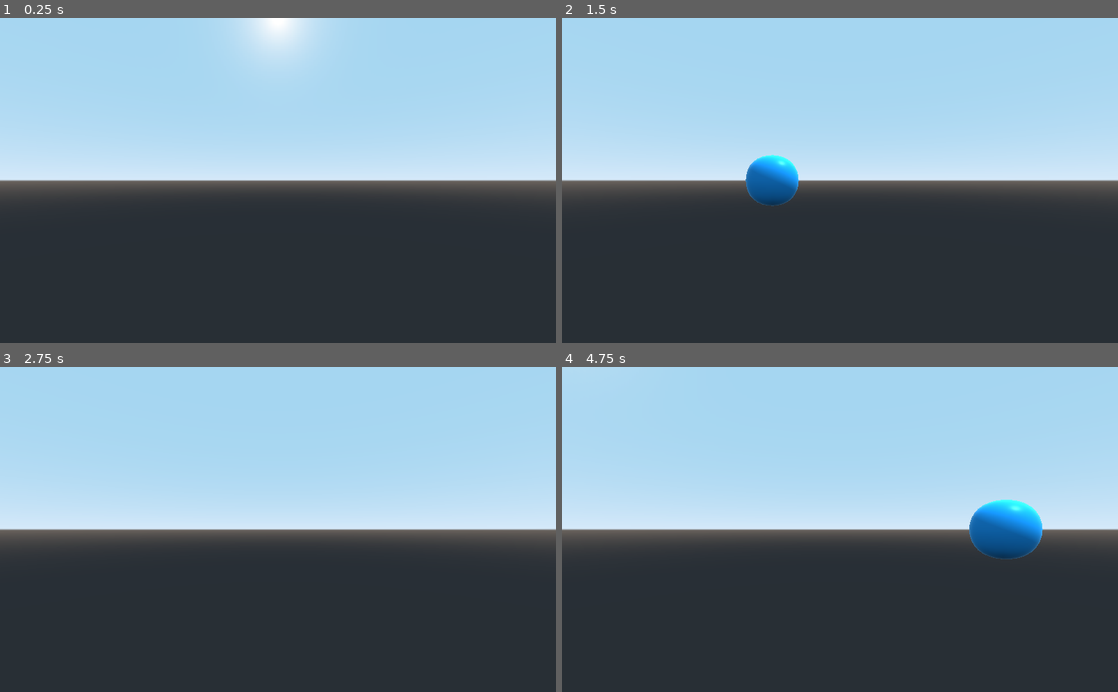
Above: before the commit, frames 1-4 (two rows, left to right).
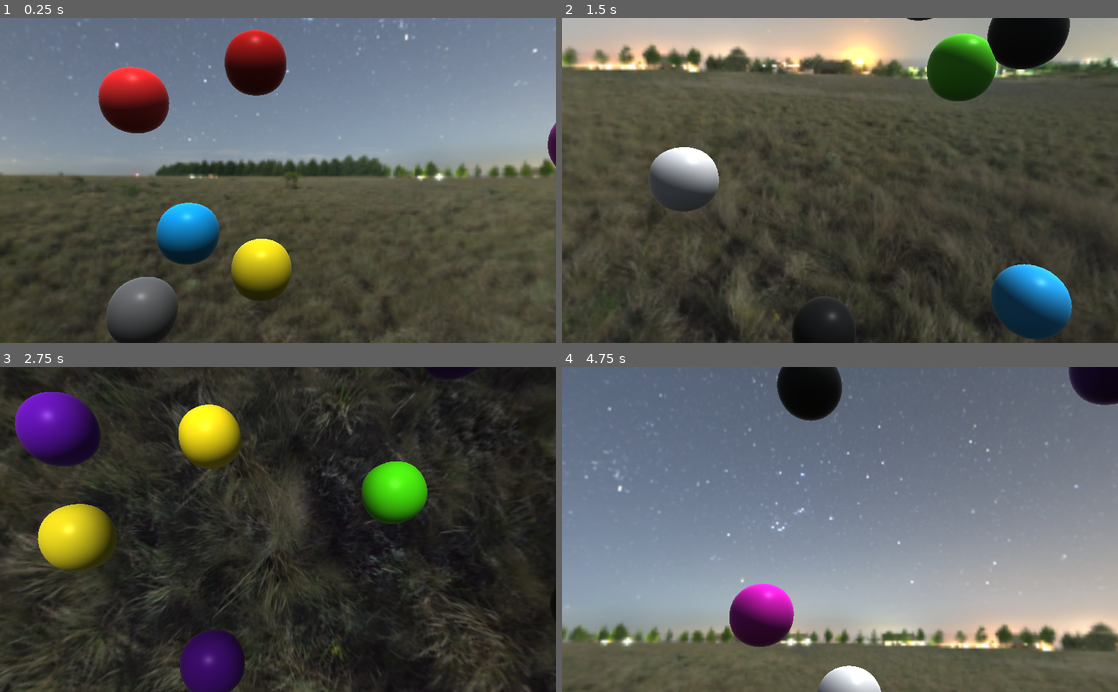
Above: after the commit, the same moments.

Repository: abcalceta/Ludum-Dare-46-Shape-Select-
Game: Godot game, scene res://World.tscn
Same seed, same stepped clock (60 frames per second), same inputs: the game is played once before the commit and once after it.
Inputs (mouse positions are in pixels of both pictures, inside the frame that each line leads up to):
- Up to frame 1 (0.25 s): no input
- Up to frame 2 (1.5 s): tap Enter at 0.5 s; move the mouse to (962, 164) at 0.52 s; press the mouse at (962, 164) at 0.53 s; hold Right (right) 0.53-1.28 s; move the mouse to (728, 196) at 1.27 s; release the mouse at (728, 196) at 1.28 s; hold Down (down, bound only after the commit) from 1.28 s (still down); click (728, 196) at 1.35 s
- Up to frame 3 (2.75 s): move the mouse to (333, 458) at 2.02 s; release Down (down, bound only after the commit) at 2.03 s; press the mouse at (333, 458) at 2.03 s; hold Right (right) from 2.03 s (still down)
- Up to frame 4 (4.75 s): move the mouse to (812, 594) at 2.77 s; release Right (right) at 2.78 s; release the mouse at (812, 594) at 2.78 s; hold Up (up, bound only after the commit) 2.78-3.53 s; click (812, 594) at 2.85 s; move the mouse to (1006, 578) at 3.52 s; press the mouse at (1006, 578) at 3.53 s; hold Left (left) from 3.53 s (still down); move the mouse to (673, 480) at 4.27 s; release the mouse at (673, 480) at 4.28 s; click (673, 480) at 4.35 s

The runs differ from the first frame. In frame 1, 82% of the frame differs, in the area x 0-100%, y 0-100%; in frame 2, 68%; in frame 3, 75%; in frame 4, 99%.

Commit message:
added background image (temporary, I think) and camera movement

Diff:
--- a/CameraRig.tscn
+++ b/CameraRig.tscn
@@ -11,6 +11,7 @@
 [node name="Inner" type="Spatial" parent="Outer"]
 
 [node name="Camera" type="Camera" parent="Outer/Inner"]
+fov = 50.0
 
 [node name="MouseRayCast" type="RayCast" parent="."]
 enabled = true
--- a/Scripts/CameraRig.gd
+++ b/Scripts/CameraRig.gd
@@ -11,6 +11,7 @@
 #var mouseMotion = Vector3(0,0,0)
 #var mouseSpeed = 0.1
 var velY = 0
+var velX = 0
 const SPEED = 0.5
 
 # Called when the node enters the scene tree for the first time.
@@ -31,6 +32,11 @@
 		velY += 1*SPEED*delta
 	if Input.is_action_pressed("right"):
 		velY -= 1*SPEED*delta
+	if Input.is_action_pressed("up"):
+		velX += 1*SPEED*delta
+	if Input.is_action_pressed("down"):
+		velX -= 1*SPEED*delta
+
 	moveCamera(delta)
 
 
@@ -51,7 +57,18 @@
 func moveCamera(delta):
 	var slowDown = 10
 	velY = lerp(velY, 0, slowDown*delta)
-	$Outer/Inner.rotate_y(velY)
+	$Outer.rotate_y(velY)
+	velX = lerp(velX, 0, slowDown*delta)
+	print($Outer/Inner.rotation_degrees.x)
+	if $Outer/Inner.rotation_degrees.x <= 90:
+		if $Outer/Inner.rotation_degrees.x <= -90:
+			velX = 0
+			$Outer/Inner.rotation_degrees.x = -89
+		else:
+			$Outer/Inner.rotate_x(velX)
+	else:
+		velX = 0
+		$Outer/Inner.rotation_degrees.x = 90
 
 
 func showObjectDesc(object):
--- /dev/null
+++ b/Scripts/ShapeSpawner.gd
@@ -0,0 +1,34 @@
+extends Spatial
+
+
+# Declare member variables here. Examples:
+# var a = 2
+# var b = "text"
+var distance = 10
+
+# Called when the node enters the scene tree for the first time.
+func _ready():
+	for x in range(50):
+		spawnShape()
+	pass # Replace with function body.
+
+
+# Called every frame. 'delta' is the elapsed time since the previous frame.
+#func _process(delta):
+#	pass
+
+func spawnShape():
+	var shape = load("res://ItemScenes/Sphere.tscn")
+	var s = shape.instance()
+	s = placeShape(s, distance)
+	add_child(s)
+	pass
+
+func placeShape(shape, distanceFromCenter):
+	var randNum = rand_range(PI*-2, PI*2)
+	var y = rand_range(-1, 1)
+	var r = sqrt(1-y*y)
+	var x = r* sin(randNum)
+	var z = r* cos(randNum)
+	shape.translation = distanceFromCenter*Vector3(x, y, z)
+	return shape
--- /dev/null
+++ b/ShapeSpawner.tscn
@@ -0,0 +1,6 @@
+[gd_scene load_steps=2 format=2]
+
+[ext_resource path="res://Scripts/ShapeSpawner.gd" type="Script" id=1]
+
+[node name="ShapeSpawner" type="Spatial"]
+script = ExtResource( 1 )
--- a/World.tscn
+++ b/World.tscn
@@ -1,18 +1,31 @@
-[gd_scene load_steps=4 format=2]
+[gd_scene load_steps=7 format=2]
 
-[ext_resource path="res://ItemScenes/Sphere.tscn" type="PackedScene" id=1]
+[ext_resource path="res://Assets/kloppenheim_02_1k (1).hdr" type="Texture" id=1]
 [ext_resource path="res://CameraRig.tscn" type="PackedScene" id=2]
 [ext_resource path="res://Scripts/World.gd" type="Script" id=3]
+[ext_resource path="res://ShapeSpawner.tscn" type="PackedScene" id=4]
+
+[sub_resource type="PanoramaSky" id=3]
+panorama = ExtResource( 1 )
+
+[sub_resource type="Environment" id=2]
+background_mode = 2
+background_sky = SubResource( 3 )
+background_color = Color( 0.858824, 0.858824, 0.858824, 1 )
+ambient_light_color = Color( 1, 1, 1, 1 )
+ambient_light_energy = 0.5
 
 [node name="World" type="Spatial"]
 script = ExtResource( 3 )
+
+[node name="WorldEnvironment" type="WorldEnvironment" parent="."]
+environment = SubResource( 2 )
 
 [node name="CameraRig" parent="." instance=ExtResource( 2 )]
 
 [node name="DirectionalLight" type="DirectionalLight" parent="."]
 transform = Transform( 1, 0, 0, 0, 0.418533, 0.908202, 0, -0.908202, 0.418533, 0, 3.53547, 0 )
 
-[node name="Sphere" parent="." instance=ExtResource( 1 )]
-transform = Transform( 1, 0, 0, 0, 1, 0, 0, 0, 1, 8, 0, 0 )
+[node name="ShapeSpawner" parent="." instance=ExtResource( 4 )]
 
 [editable path="CameraRig"]
--- a/globals.gd
+++ /dev/null
@@ -1,16 +0,0 @@
-extends Node
-
-
-# Declare member variables here. Examples:
-# var a = 2
-# var b = "text"
-
-
-# Called when the node enters the scene tree for the first time.
-func _ready():
-	pass # Replace with function body.
-
-
-# Called every frame. 'delta' is the elapsed time since the previous frame.
-#func _process(delta):
-#	pass
--- a/project.godot
+++ b/project.godot
@@ -52,6 +52,18 @@
 , Object(InputEventKey,"resource_local_to_scene":false,"resource_name":"","device":0,"alt":false,"shift":false,"control":false,"meta":false,"command":false,"pressed":false,"scancode":68,"unicode":0,"echo":false,"script":null)
  ]
 }
+up={
+"deadzone": 0.5,
+"events": [ Object(InputEventKey,"resource_local_to_scene":false,"resource_name":"","device":0,"alt":false,"shift":false,"control":false,"meta":false,"command":false,"pressed":false,"scancode":16777232,"unicode":0,"echo":false,"script":null)
+, Object(InputEventKey,"resource_local_to_scene":false,"resource_name":"","device":0,"alt":false,"shift":false,"control":false,"meta":false,"command":false,"pressed":false,"scancode":87,"unicode":0,"echo":false,"script":null)
+ ]
+}
+down={
+"deadzone": 0.5,
+"events": [ Object(InputEventKey,"resource_local_to_scene":false,"resource_name":"","device":0,"alt":false,"shift":false,"control":false,"meta":false,"command":false,"pressed":false,"scancode":16777234,"unicode":0,"echo":false,"script":null)
+, Object(InputEventKey,"resource_local_to_scene":false,"resource_name":"","device":0,"alt":false,"shift":false,"control":false,"meta":false,"command":false,"pressed":false,"scancode":83,"unicode":0,"echo":false,"script":null)
+ ]
+}
 
 [rendering]
 
Binary file added: Assets/kloppenheim_02_1k (1).hdr
Not shown, added: Assets/kloppenheim_02_1k (1).hdr.import
